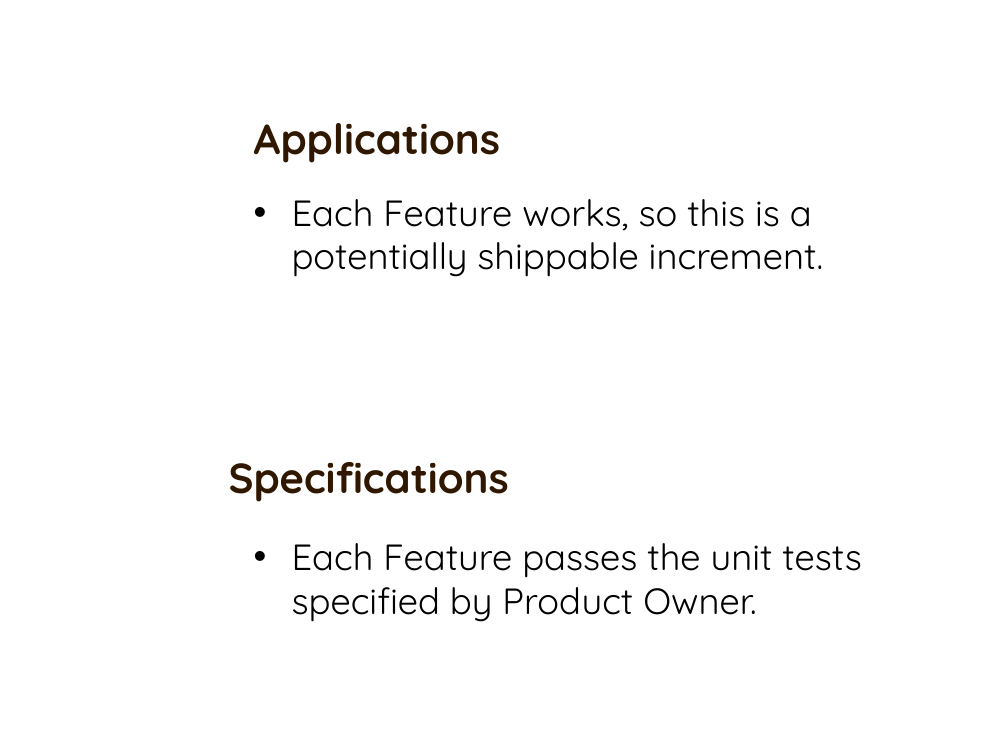
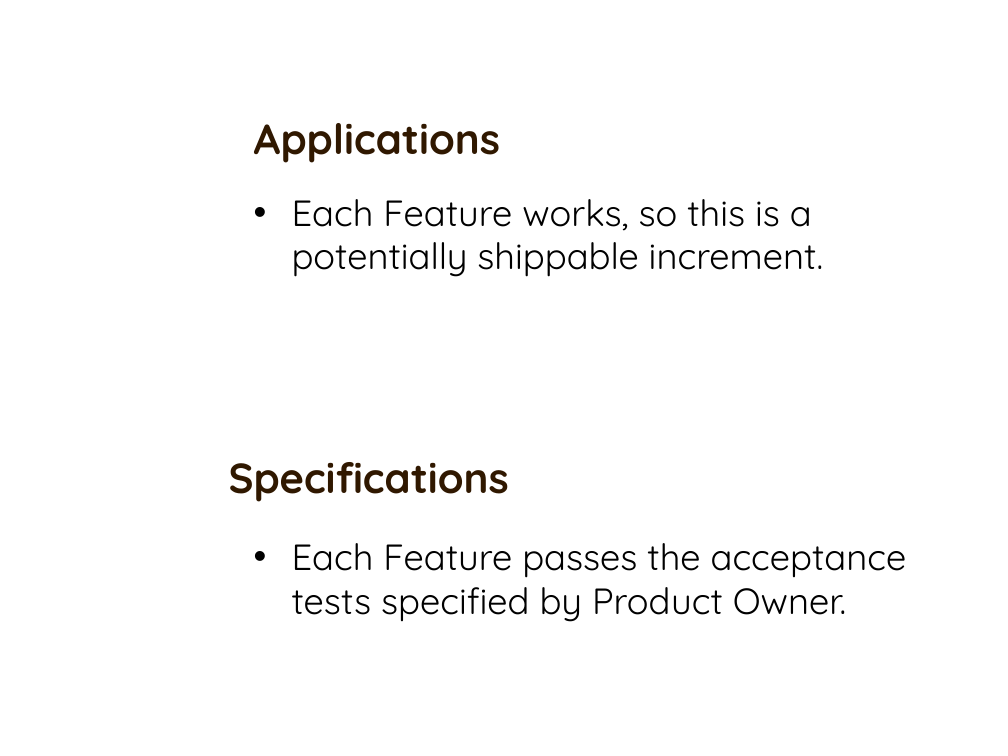
Before and after one commit to DrFretNot/ArgParse_CS310, a slide deck: slide 3 of SprintReview1.pptx. Drawn at 1008x756 pixels with LibreOffice and Linux fonts; fonts in the diff are those of the drawing; background and template pictures are left out. Boxes give left, top, right and bottom in pixels: in the first picture for what was removed or moved away, otherwise in the second. Text is boxed around its words. In the diff, an @@ line names an element or a change of style, - is before the commit and + after.

```diff
--- a/SprintReview1.pptx
+++ b/SprintReview1.pptx
@@ text at (292,543,907,622): text changed @@
-• Each Feature passes the unit tests specified by Product Owner.
+• Each Feature passes the acceptance tests specified by Product Owner.
```
Also in this commit, not shown: 12 other files.
